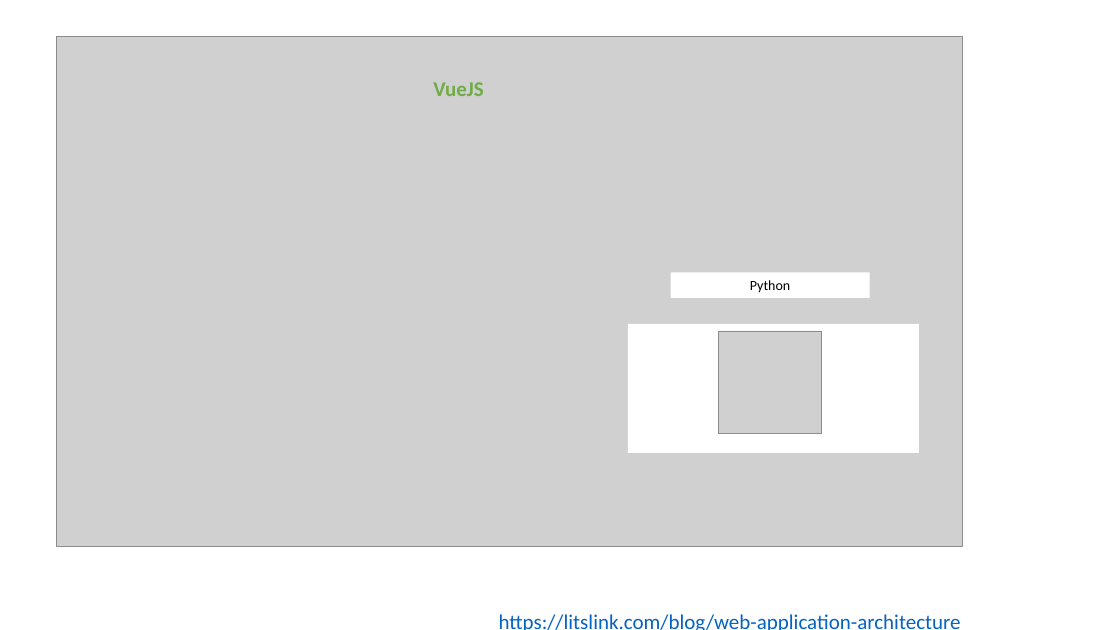
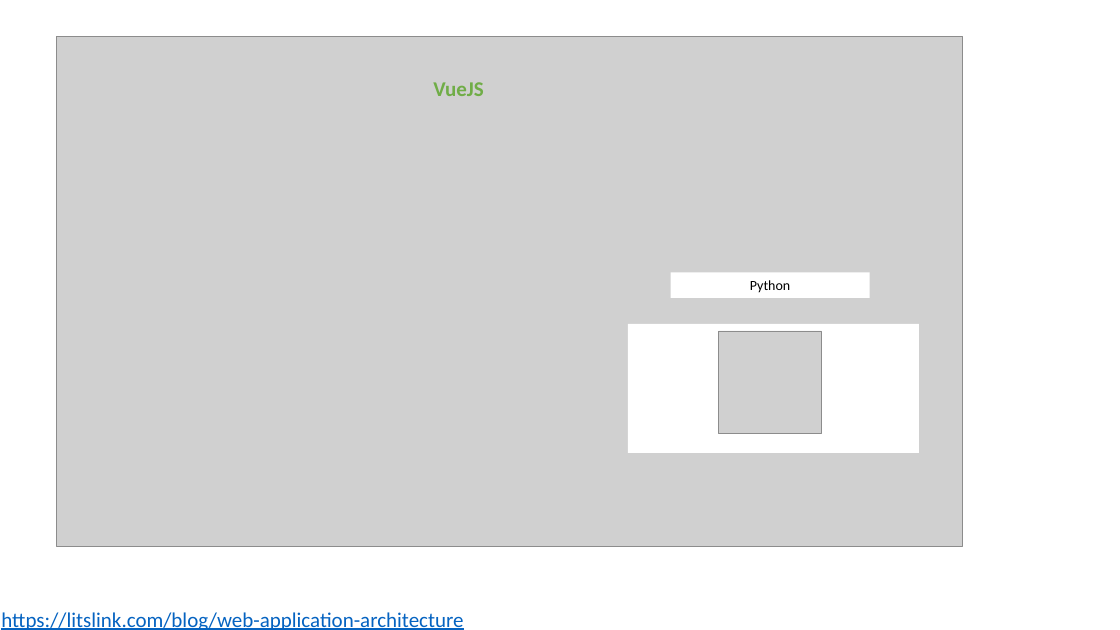
Before and after one commit to nannohk/Javascript_Frameworks_health_management_app, a slide deck: slide 8 of CaregiverApp.pptx (slide 6 before the commit). Drawn at 1120x630 pixels with LibreOffice and Linux fonts; fonts in the diff are those of the drawing; grey boxes stand for pictures. Boxes give left, top, right and bottom in pixels: in the first picture for what was removed or moved away, otherwise in the second. Text is boxed around its words. In the diff, an @@ line names an element or a change of style, - is before the commit and + after.

```diff
--- a/CaregiverApp.pptx
+++ b/CaregiverApp.pptx
@@ text "https://litslink.com/blog/web-application-architecture": place and size @@
-text "https://litslink.com/blog/web-application-architecture" at [499,614,961,630]
+text "https://litslink.com/blog/web-application-architecture" at [1,612,463,630]
```
Also in this commit, not shown: 2 other slides changed, 8 slides added, 7 slides removed, 9 other files.
